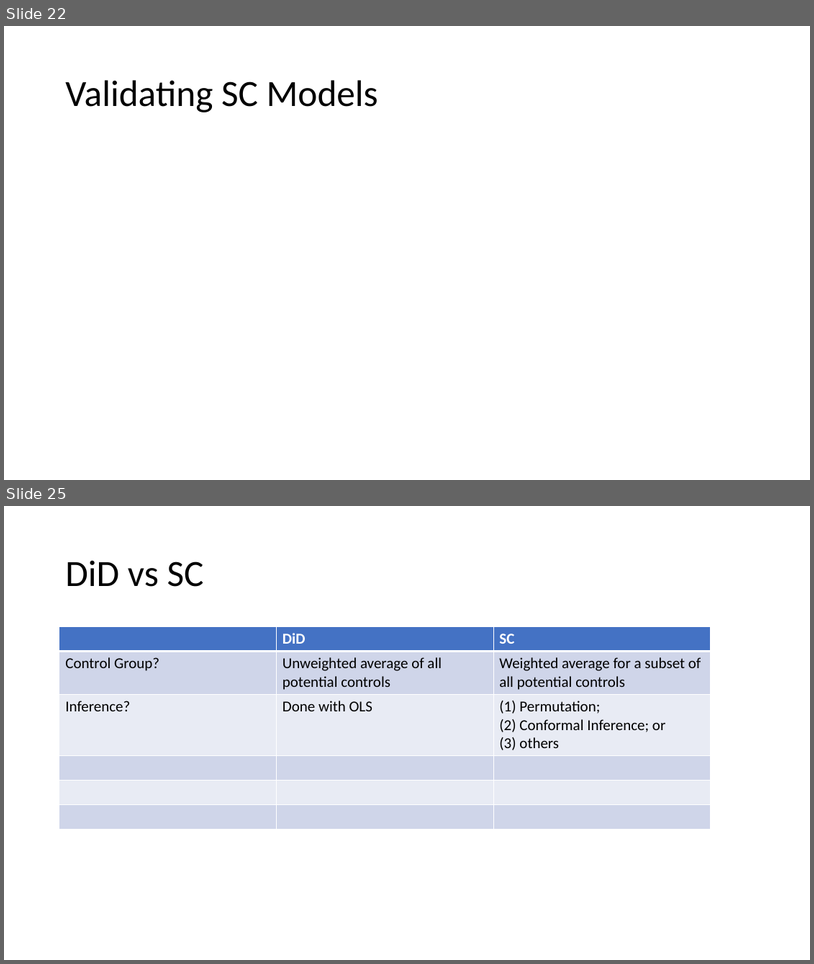
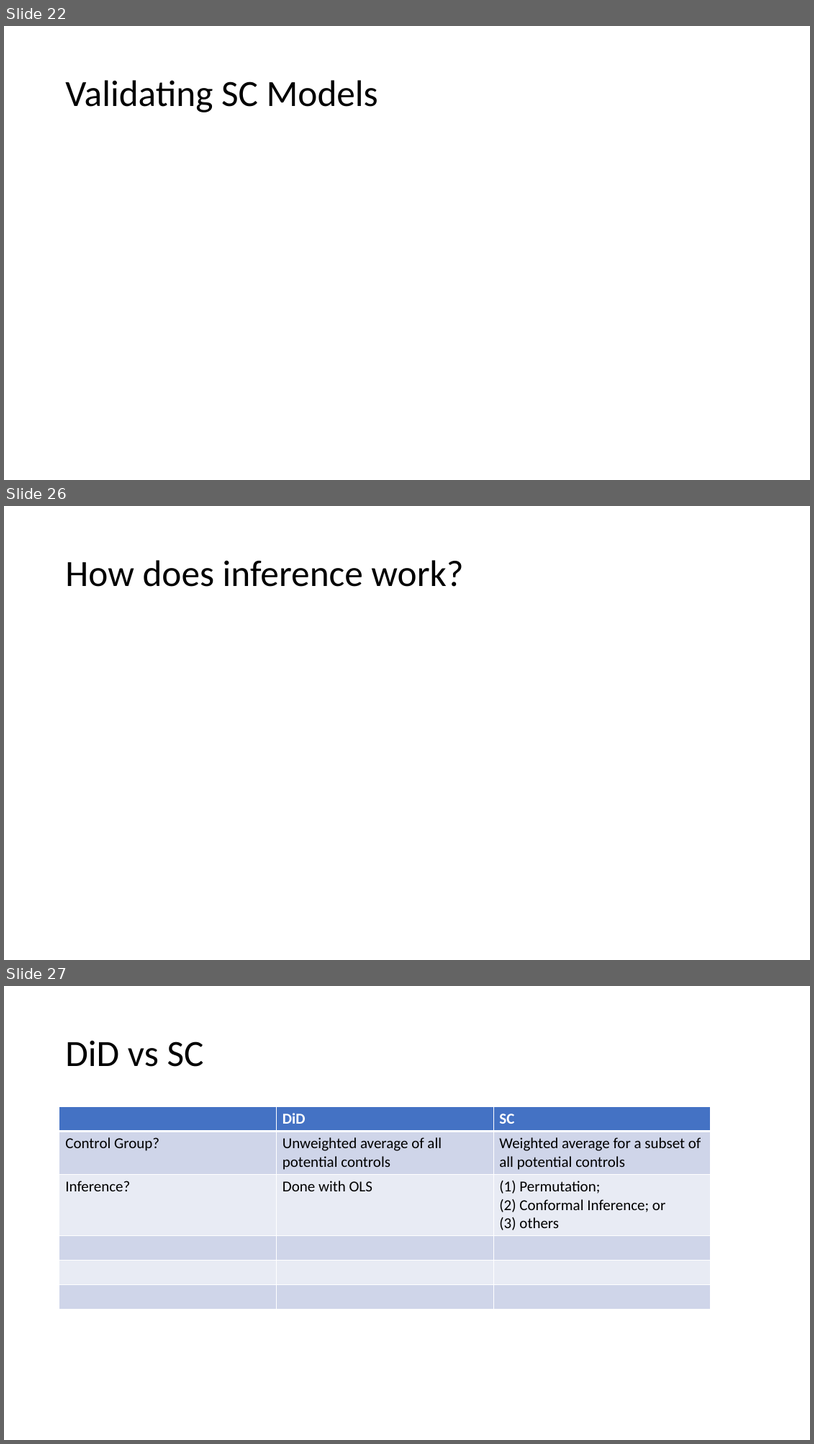
Before and after one commit to shoepaladin/causalinference_crashcourse, a slide deck: Powerpoints/6 DiffnDiff (WIP).pptx. Shown one above the other, each under a label of ours: slides 22 and 25 before the commit, slides 22, 26 and 27 after it; the slides between them are not shown. The pictures are 814x964 and 814x1444 pixels, drawn with LibreOffice and Linux fonts; fonts in the diff are those of the drawing; grey boxes stand for pictures. Boxes give left, top, right and bottom in pixels: in the first picture for what was removed or moved away, otherwise in the second. Text is boxed around its words. In the diff, an @@ line names an element or a change of style, - is before the commit and + after.

Commit message:
more progress on SC models and inference details

```diff
--- a/Powerpoints/6 DiffnDiff (WIP).pptx
+++ b/Powerpoints/6 DiffnDiff (WIP).pptx
@@ slide 26 added at bbox=[4, 506, 810, 960], background #FFFFFF @@
@@ title added at bbox=[65, 560, 463, 587], 44 pt, text #000000 @@
+How does inference work?
@@ what was slide 25 is now slide 27 @@
```
Also in this commit, not shown: 2 slides changed, 1 other slide added, 1 other file.
